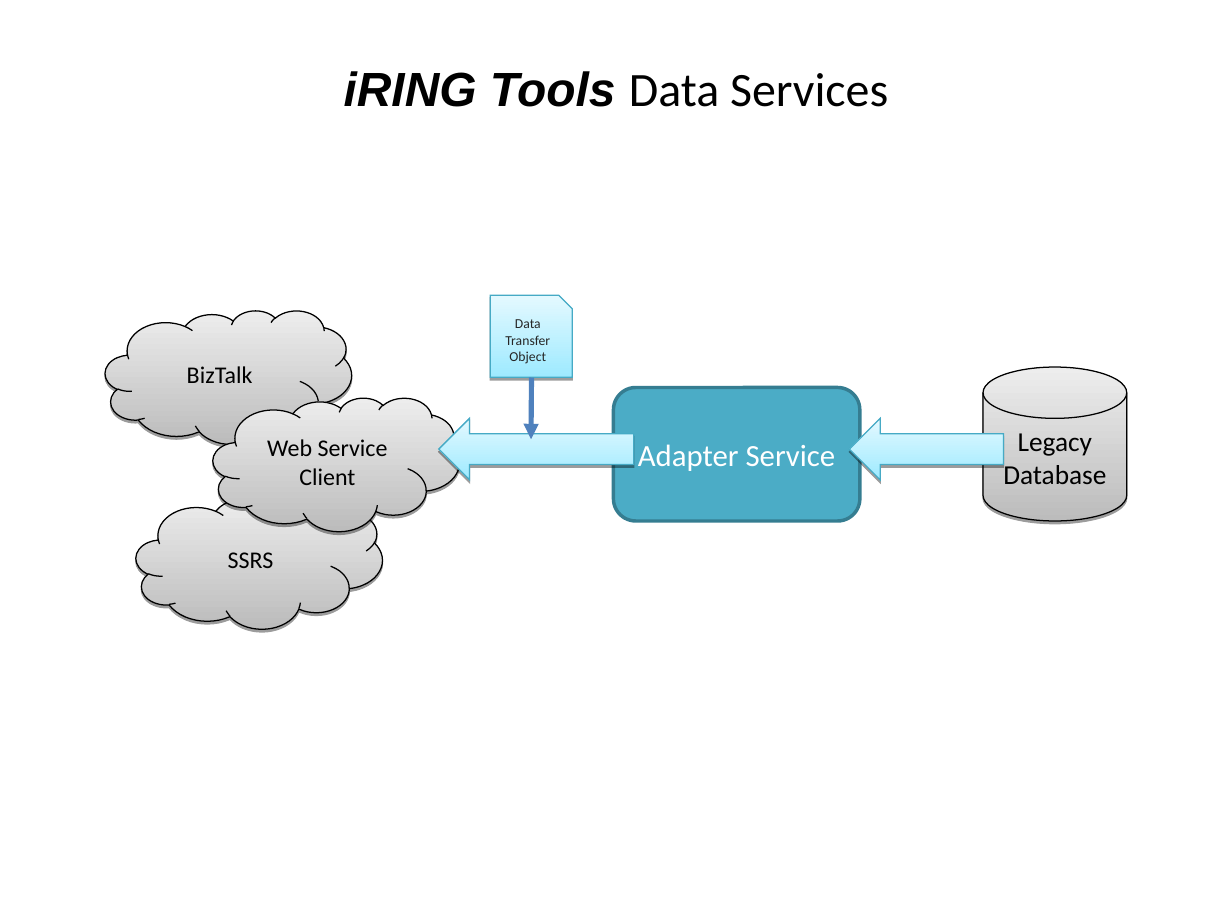
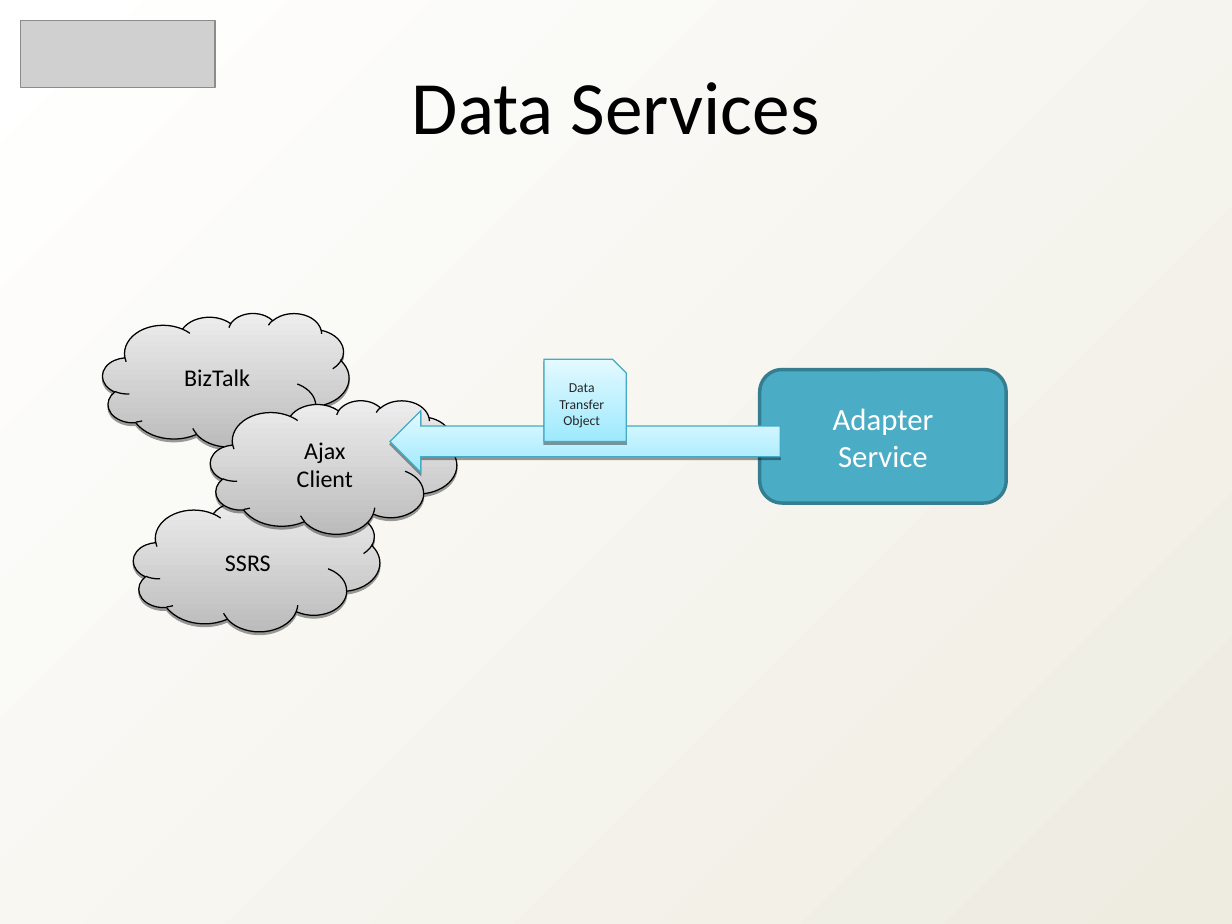
Before and after one commit to heyena/iring-tools, a slide deck: slide 9 of trunk/Documentation/iRING SDK Overview.ppt (slide 10 before the commit). Drawn at 1232x924 pixels with LibreOffice and Linux fonts; fonts in the diff are those of the drawing; grey boxes stand for pictures; background and template pictures are left out. Boxes give left, top, right and bottom in pixels: in the first picture for what was removed or moved away, otherwise in the second. Text is boxed around its words. In the diff, an @@ line names an element or a change of style, - is before the commit and + after.

```diff
--- a/trunk/Documentation/iRING SDK Overview.ppt
+++ b/trunk/Documentation/iRING SDK Overview.ppt
@@ background picture (left out) to gradient #FFFFFF to #EEECE1 @@
@@ picture added at (x1=21, y1=21, x2=216, y2=87) @@
@@ text at (x1=412, y1=82, x2=820, y2=135): text changed; size 28 to 44 pt @@
-iRING Tools Data Services
+Data Services
@@ arrow removed from (531, 377) to (531, 439) @@
@@ freeform shape "Data Transfer Object" moved from (x1=490, y1=296, x2=573, y2=378) to (x1=545, y1=360, x2=627, y2=442) @@
@@ rounded rectangle "Adapter Service" moved from (x1=614, y1=388, x2=860, y2=521) to (x1=760, y1=370, x2=1007, y2=503) @@
@@ cylinder removed at (x1=983, y1=367, x2=1127, y2=521) @@
-Legacy Database
@@ outline redrawn in 3 elements at (x1=102, y1=313, x2=349, y2=446), (x1=133, y1=498, x2=379, y2=631), (x1=211, y1=400, x2=457, y2=533) @@
@@ right arrow resized from (x1=439, y1=419, x2=633, y2=480) to (x1=391, y1=410, x2=781, y2=472) @@
@@ right arrow removed at (x1=849, y1=419, x2=1003, y2=480) @@
@@ text in freeform shape at (x1=297, y1=442, x2=353, y2=487): text changed @@
-Web Service Client
+Ajax
+Client
```
Also in this commit, not shown: 9 other slides changed, 5 slides added, 5 slides removed, 1 other file.
